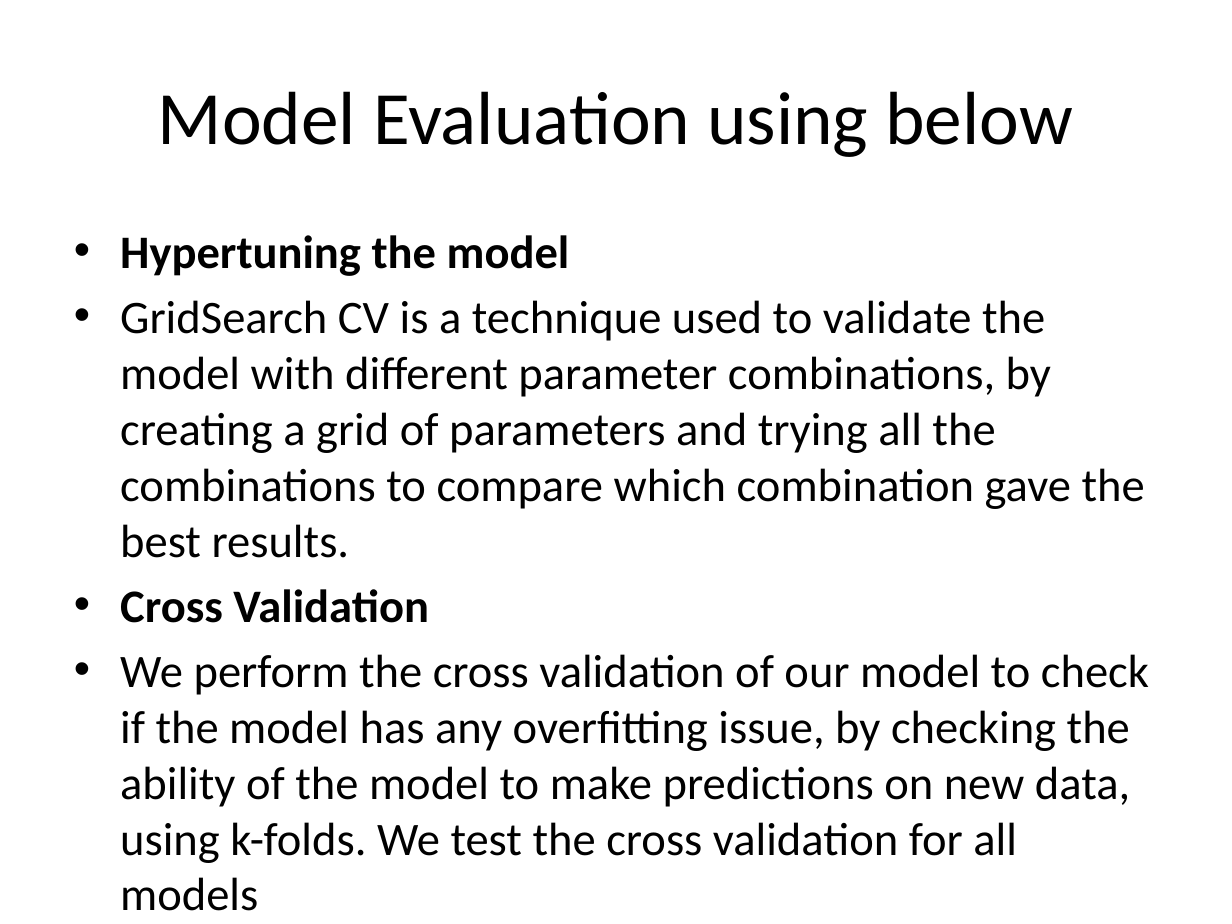
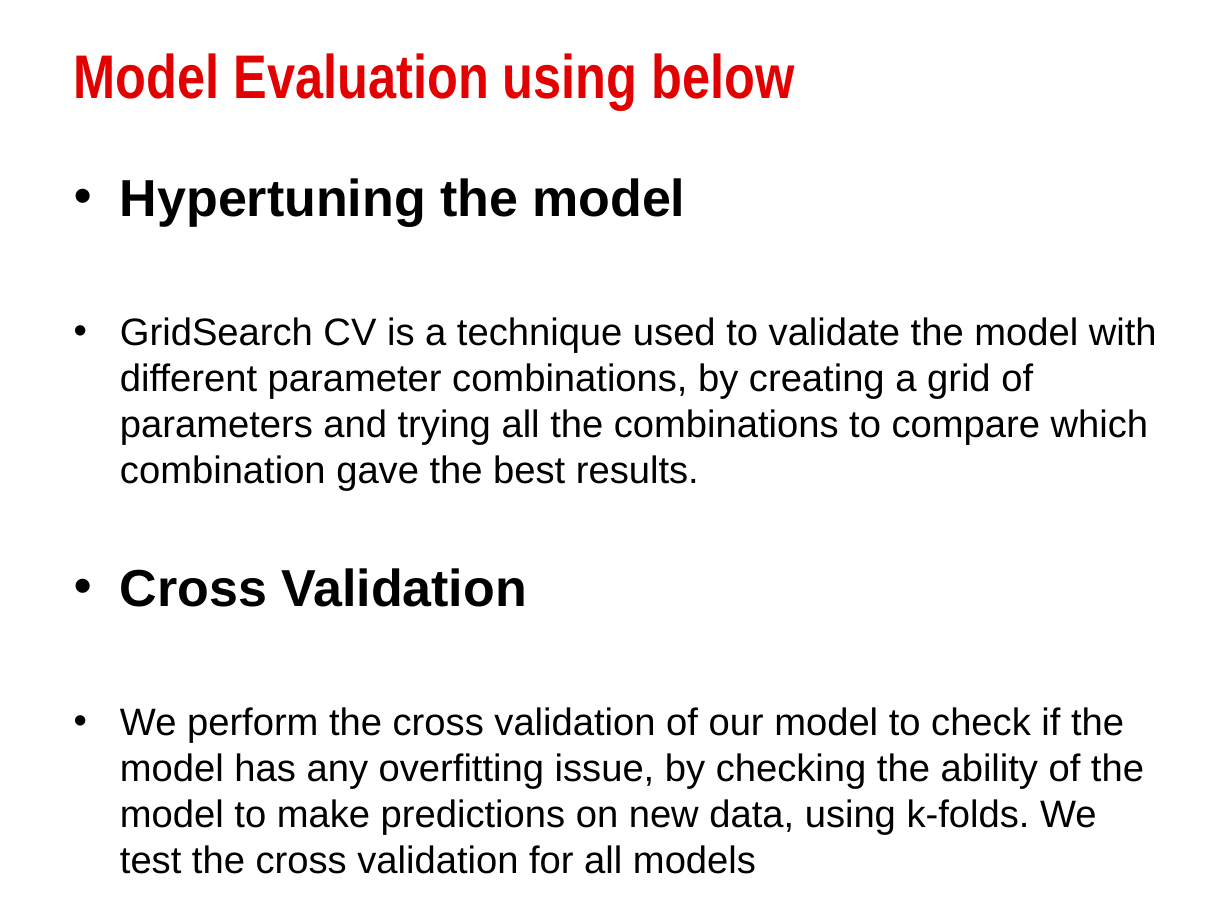
Before and after one commit to SudhanshuKumar19/Web-Scraping-Assignment-1, a slide deck: slide 14 of House Price Prediction PPT.pptx (slide 12 before the commit). Drawn at 1232x924 pixels with LibreOffice and Linux fonts; fonts in the diff are those of the drawing; background and template pictures are left out. Boxes give left, top, right and bottom in pixels: in the first picture for what was removed or moved away, otherwise in the second. Text is boxed around its words. In the diff, an @@ line names an element or a change of style, - is before the commit and + after.

```diff
--- a/House Price Prediction PPT.pptx
+++ b/House Price Prediction PPT.pptx
@@ title "Model Evaluation using below" at <box>74,53,795,110</box>: size 44 to 36 pt, font Calibri to Arial Narrow, text colour #000000 to gradient #E30000 to #760303, bold on; alignment centre to left @@
@@ text "Hypertuning the model": place and size @@
-text "Hypertuning the model" at <box>120,235,1149,911</box>
+text "Hypertuning the model" at <box>120,178,1157,835</box>
@@ text "Hypertuning the model" at <box>120,178,1157,835</box>: size 27.2 to 30.4 pt in "Hypertuning the model", "Cross Validation"; font Calibri to Arial, size 27.2 to 22.4 pt @@
```
Also in this commit, not shown: 11 other slides changed, 3 slides added, 1 slide removed.
